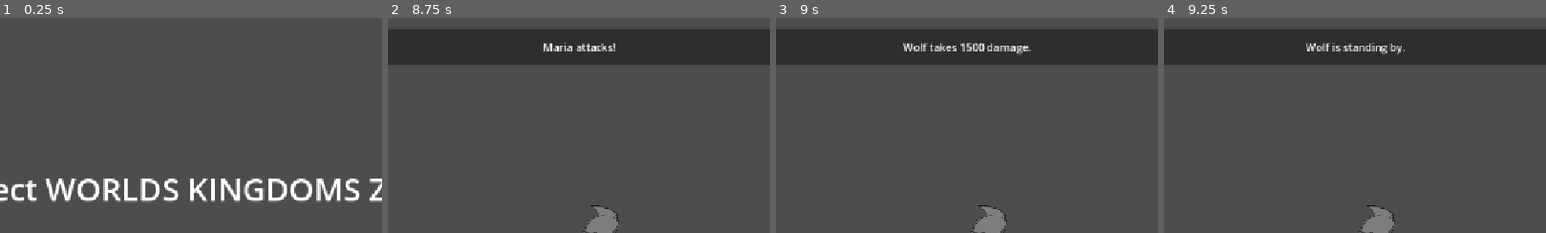
Above: before the commit, frames 1-4 (left to right).
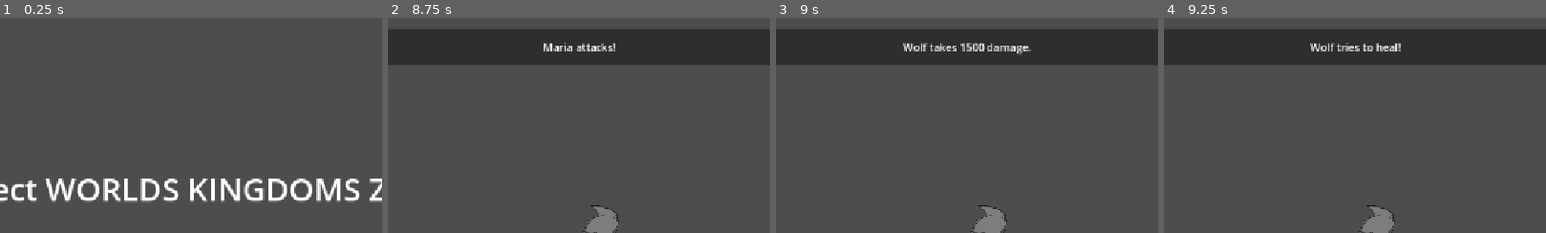
Above: after the commit, the same moments.

Repository: Adnyropast/pwkz-godot-4.7
Game: Godot game, scene res://scenes/title_screen.tscn
The game is run twice, just before and just after one commit, with the same random seed, the same clock (stepped at 60 frames per second) and the same inputs. The engine's default icon, where the game draws it, is replaced by a stand-in: a white triangle on a blue panel in a dark square.
Inputs:
- Up to frame 1 (0.25 s): no input
- Up to frame 2 (8.75 s): click "Start" at 0.5 s; tap Enter (ui_accept) at 1.25, 1.52, 2.75, 3.02, 4.25, 5.75, 6.02, 7.25, 7.52 s; click "(Next Phase)" at 2 s; click "(Next Phase)" at 3.5 s; click "(Next Stage)" at 5 s; click "(Next Stage)" at 6.5 s; click "Attack" at 8 s
- Up to frame 3 (9 s): tap Enter (ui_accept) at 8.75 s
- Up to frame 4 (9.25 s): tap Enter (ui_accept) at 9.02 s
The pictures show only the part of the screen within x 25-75%, y 0-50%; the shares and areas given below are measured in that part.

Frames 1-3 are identical in both runs. In frame 4, 0.7% of the frame differs, in the area x 37-63%, y 11-18%.

Commit message:
feat: add enemy action heal

Diff:
--- /dev/null
+++ b/actions/EnemyHeal.gd
@@ -0,0 +1,32 @@
+extends BaseAction
+
+class_name EnemyHeal
+
+func perform(sender: Sender) -> void:
+	step_heal(sender)
+
+func step_heal(sender: Sender) -> void:
+	var enemy_name = Enemy.get_enemy_name()
+	sender.send_timed(
+		enemy_name + " tries to heal!",
+		step_recovery.bind(sender),
+		2.0
+	)
+
+func step_recovery(sender: Sender) -> void:
+	var healing_chance: int = 50
+	if randi_range(0, 99) < healing_chance:
+		var healing: int = 500
+		Enemy.add_hp(healing)
+		var enemy_name = Enemy.get_enemy_name()
+		sender.send_timed(
+			enemy_name + " recovers " + str(healing) + " hp.",
+			step_end,
+			2.0
+		)
+	else:
+		sender.send_timed(
+			"But it failed!",
+			step_end,
+			2.0
+		)
--- a/globals/Enemy.gd
+++ b/globals/Enemy.gd
@@ -6,11 +6,22 @@
 func get_max_hp() -> int:
 	return 3000
 
+func set_hp(new_hp: int) -> void:
+	if new_hp > get_max_hp():
+		hp = get_max_hp()
+	elif new_hp < 0:
+		hp = 0
+	else:
+		hp = new_hp
+
 func reset_hp() -> void:
-	hp = get_max_hp()
+	set_hp(get_max_hp())
 
 func subtract_hp(value_hp: int) -> void:
-	hp -= value_hp
+	set_hp(hp - value_hp)
+
+func add_hp(value_hp: int) -> void:
+	set_hp(hp + value_hp)
 
 func get_id() -> int:
 	var current_world: int = WorldState.current_world
--- a/system/EnemyActionPicker.gd
+++ b/system/EnemyActionPicker.gd
@@ -8,7 +8,7 @@
 	action.perform(sender)
 
 static func get_random_action() -> BaseAction:
-	var options: Array = [EnemyIdle, EnemyAttack]
+	var options: Array = [EnemyIdle, EnemyAttack, EnemyHeal]
 	var index: int = randi_range(0, options.size() - 1)
 	var action: BaseAction = options[index].new()
 	return action
Not shown, added: actions/EnemyHeal.gd.uid
